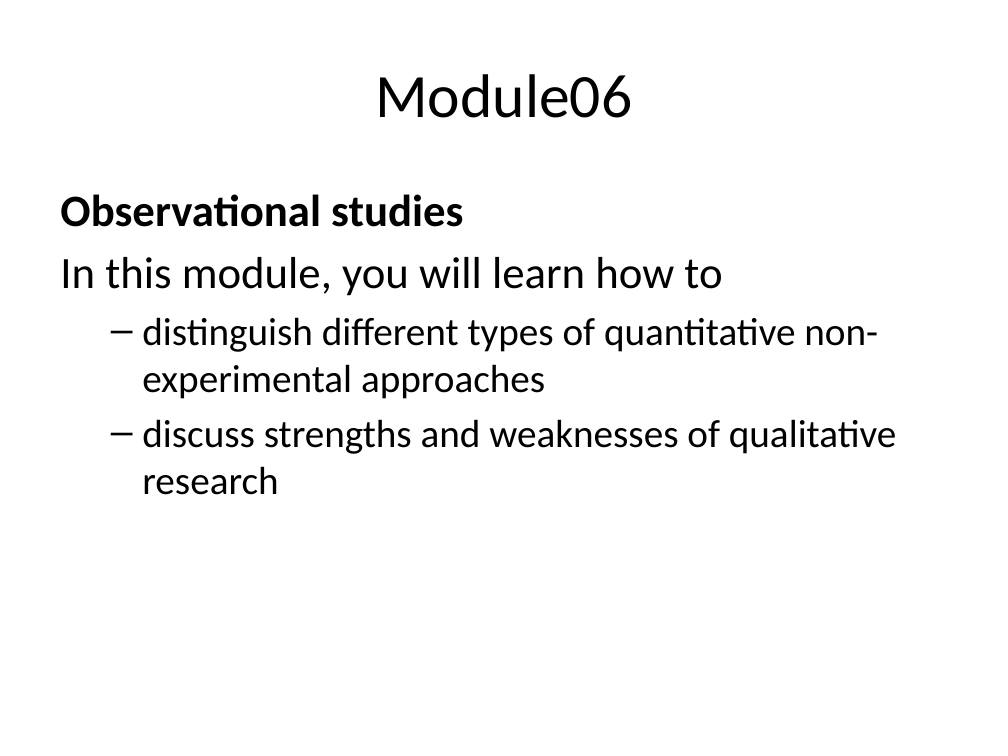
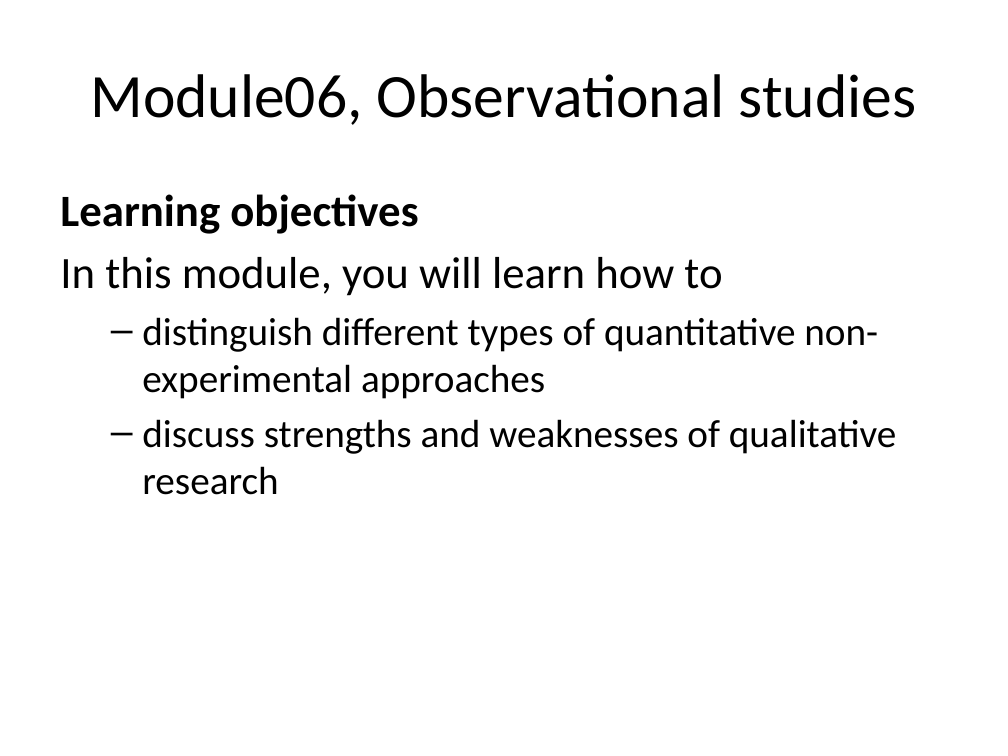
Before and after one commit to pmean/classes, a slide deck: slide 7 of clinical-research-methodology/modules/5510-99-objectives.pptx. Drawn at 1008x756 pixels with LibreOffice and Linux fonts; fonts in the diff are those of the drawing. Boxes give left, top, right and bottom in pixels: in the first picture for what was removed or moved away, otherwise in the second. Text is boxed around its words. In the diff, an @@ line names an element or a change of style, - is before the commit and + after.

```diff
--- a/clinical-research-methodology/modules/5510-99-objectives.pptx
+++ b/clinical-research-methodology/modules/5510-99-objectives.pptx
@@ title at (x1=90, y1=74, x2=917, y2=125): text changed @@
-Module06
+Module06, Observational studies
@@ text at (x1=60, y1=194, x2=418, y2=234): text changed @@
-Observational studies
+Learning objectives
```
Also in this commit, not shown: 8 other slides changed, 25 other files.
